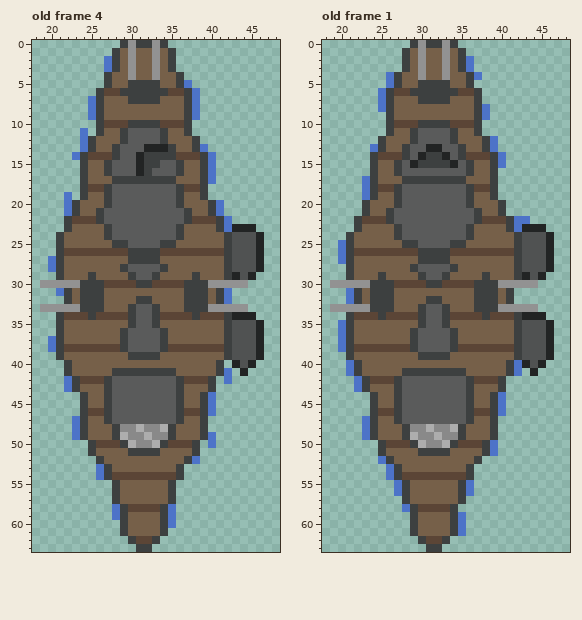
File history of a pixel-art file, resources/images/characters/ShipLarge.aseprite. The picture above is the old version.
64x64 pixels, 4 frames. Shown: old frame 4: x 18..48, y 0..63; old frame 1: x 18..48, y 0..63. The commit also changed other frames, which this record leaves out.
Once edited:
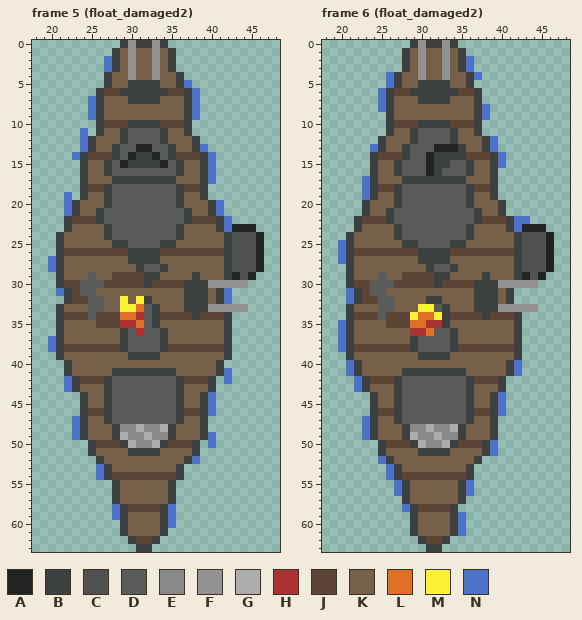
Palette (. is transparent): A #222424  B #3d4040  C #505252  D #5a5b5b  E #898989  F #929292  G #adadad  H #ac3232  J #5b4536  K #766049  L #df7126  M #fbf236  N #4d73c8
A new or re-ordered frame is compared with the old frame closest to it.
From old to new:
frames 4 -> 18
--- frame 5 (float_damaged2) is new; against old frame 4
@@ x 27..36 @@
 12 KKBDDDDBKK
-13 KBDDDAAABK
-14 JBDDABBBBJ
-15 BDDDABBDDB
-16 BDDDABDDDB
+13 KBDDAADDBK
+14 JBDABBADBJ
+15 BDABBBBADB
+16 BDDDDDDDDB
 17 KBBBBBBBBK
@@ x 18..48 @@
 27 ..NBKKKKKKKKBBBBKKKKKKKKBCCCA..
-28 ..NBKKKKKKKBDDDDBKKKKKKKBCCCA..
-29 ...BKKKBKKKKBDDBKKKKBKKKBACA...
-30 .FFFFFBBBJJJJBBJJJJBBBFFFFF....
-31 ...NBKBBBKKKKKKKKKKBBBKBN......
-32 ....BKBBBKKKKBBKKKKBBBKBN......
-33 .FFFFFBBBKKKBDDBKKKBBBFFFFF....
-34 ...BJJJBJJJJBDDBJJJJBJJJBAAA...
-35 ...BKKKKKKKKBDDBKKKKKKKKBCCCA..
-36 ...BKKKKKKKBDDDDBKKKKKKKBCCCA..
-37 ..NBKKKKKKKBDDDDBKKKKKKKBCCCA..
-38 ..NBJJJJJJJBDDDDBJJJJJJJBCCCA..
-39 ...BKKKKKKKKBBBBKKKKKKKKBCCCA..
-40 ....BKKKKKKKKKKKKKKKKKKB.ACA...
-41 ....BKKKKKBBBBBBBBKKKKKBN.A....
+28 ..NBKKKKKKKKKBDDBKKKKKKKBCCCA..
+29 ...BKKKDKKJJJJBBKKKKBKKKBACA...
+30 ...BJJDDDJJJJJBJJJJBBBFFFFF....
+31 ...NBJDDKKKKKKKKKKKBBBKBN......
+32 ....BJJDDKKMKMBKKKKBBBKBN......
+33 ...BKKKDDKKMMLDBKKKBBBFFFFF....
+34 ...BJJJDJJJLLHDBJJJJBJJJB......
+35 ...BKKKKJJJHHLDBKKKKKKKKB......
+36 ...BKKKKKKKBDHDDBKKKKKKKB......
+37 ..NBKKKKKKKBDDDDBKKKKKKKB......
+38 ..NBJJJJJJJBDDDDBJJJJJJJB......
+39 ...BKKKKKKKKBBBBKKKKKKKKB......
+40 ....BKKKKKKKKKKKKKKKKKKB.......
+41 ....BKKKKKBBBBBBBBKKKKKBN......
 42 ....NBJJJBDDDDDDDDBJJJB.N......
--- frame 6 (float_damaged2) is new; against old frame 1
@@ x 27..36 @@
 12 KKBDDDDBKK
-13 KBDDAADDBK
-14 JBDABBADBJ
-15 BDABBBBADB
-16 BDDDDDDDDB
+13 KBDDDAAABK
+14 JBDDABBBBJ
+15 BDDDABBDDB
+16 BDDDABDDDB
 17 KBBBBBBBBK
@@ x 18..48 @@
 27 ..NBKKKKKKKKBBBBKKKKKKKKBCCCA..
-28 ...BKKKKKKKBDDDDBKKKKKKKBCCCA..
-29 ...BKKKBKKKKBDDBKKKKBKKKBACA...
-30 .FFFFFBBBJJJJBBJJJJBBBFFFFF....
-31 ...NBKBBBKKKKKKKKKKBBBKB.......
-32 ...NBKBBBKKKKBBKKKKBBBKB.......
-33 .FFFFFBBBKKKBDDBKKKBBBFFFFF....
-34 ...BJJJBJJJJBDDBJJJJBJJJBAAA...
-35 ..NBKKKKKKKKBDDBKKKKKKKKBCCCA..
-36 ..NBKKKKKKKBDDDDBKKKKKKKBCCCA..
-37 ..NBKKKKKKKBDDDDBKKKKKKKBCCCA..
-38 ..NBJJJJJJJBDDDDBJJJJJJJBCCCA..
-39 ...BKKKKKKKKBBBBKKKKKKKKBCCCA..
-40 ...NBKKKKKKKKKKKKKKKKKKBNACA...
-41 ...NBKKKKKBBBBBBBBKKKKKBN.A....
+28 ...BKKKKKKKKKBDDBKKKKKKKBCCCA..
+29 ...BKKKDKKJJJJBBKKKKBKKKBACA...
+30 ...BJJDDDJJJJJBJJJJBBBFFFFF....
+31 ...NBJDDKKKKKKKKKKKBBBKB.......
+32 ...NBJJDDKKKKBBKKKKBBBKB.......
+33 ...BKKKDDKKKMMDBKKKBBBFFFFF....
+34 ...BJJJDJJJMLLMBJJJJBJJJB......
+35 ..NBKKKKJJJLLHHBKKKKKKKKB......
+36 ..NBKKKKKKKHHLDDBKKKKKKKB......
+37 ..NBKKKKKKKBDDDDBKKKKKKKB......
+38 ..NBJJJJJJJBDDDDBJJJJJJJB......
+39 ...BKKKKKKKKBBBBKKKKKKKKB......
+40 ...NBKKKKKKKKKKKKKKKKKKBN......
+41 ...NBKKKKKBBBBBBBBKKKKKBN......
 42 ....NBJJJBDDDDDDDDBJJJB........
Changed places in both pictures, as pixel boxes (x1, y1, x2, y2):
changed: (120, 144, 168, 176)
changed: (40, 264, 152, 336)
erased: (232, 312, 264, 376)
changed: (410, 144, 458, 176)
changed: (330, 264, 442, 336)
erased: (522, 312, 554, 376)
